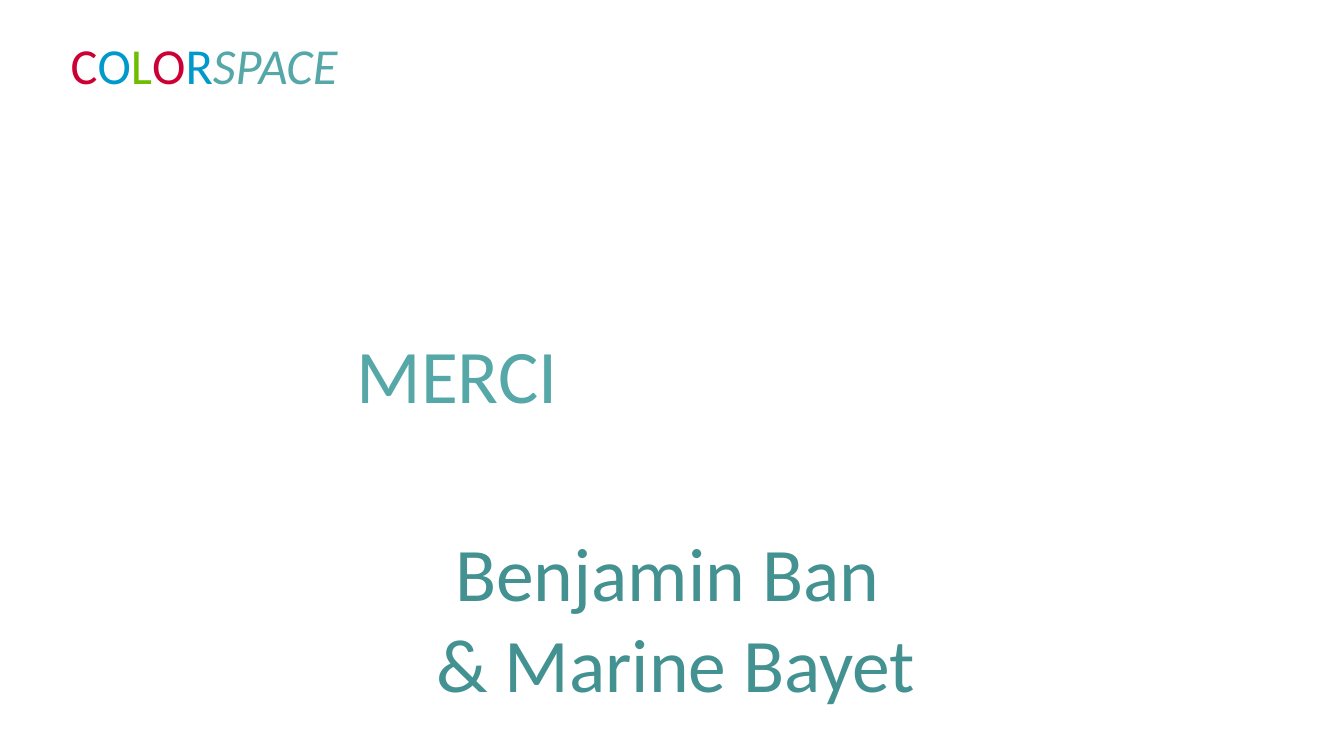
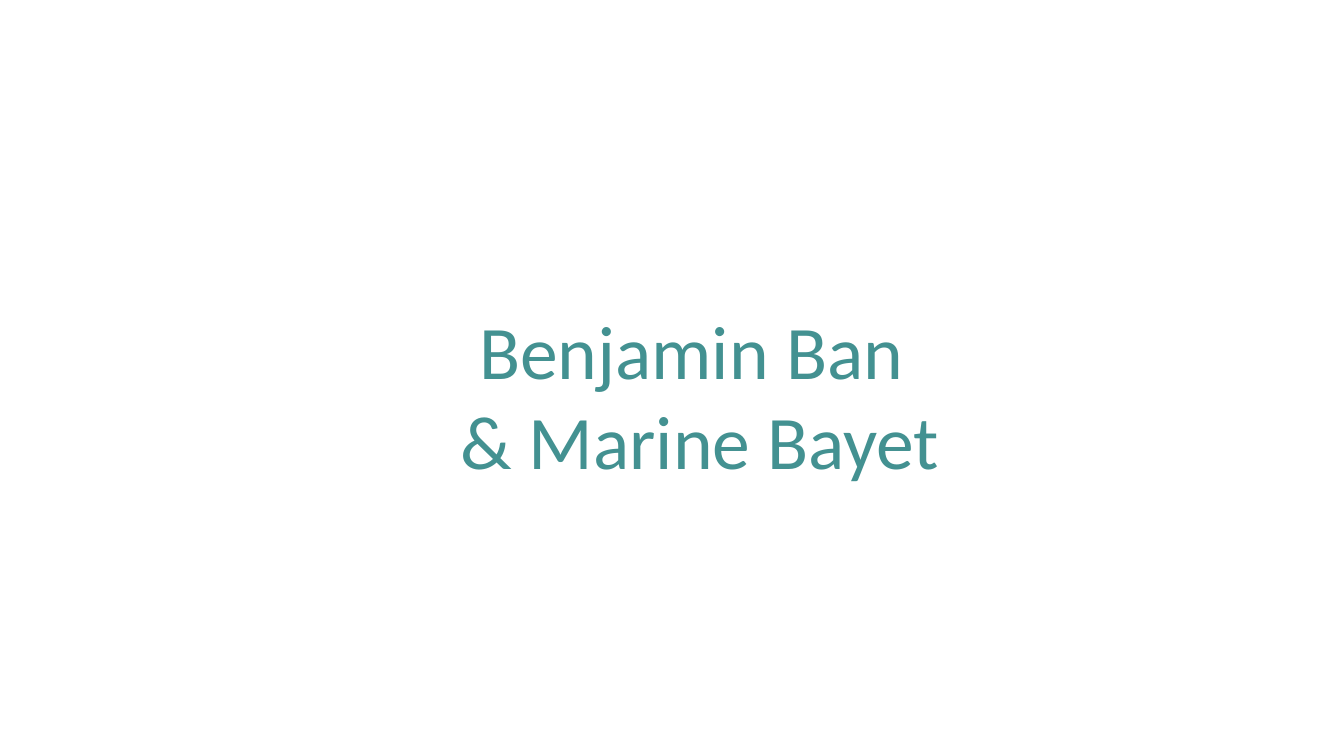
Before and after one commit to benjamin214/One-Long-Night, a slide deck: slide 9 of Sprite/assets.pptx (slide 1 before the commit). Drawn at 1344x756 pixels with LibreOffice and Linux fonts; fonts in the diff are those of the drawing. Boxes give left, top, right and bottom in pixels: in the first picture for what was removed or moved away, otherwise in the second. Text is boxed around its words. In the diff, an @@ line names an element or a change of style, - is before the commit and + after.

```diff
--- a/Sprite/assets.pptx
+++ b/Sprite/assets.pptx
@@ text removed at bbox=[71, 51, 338, 85] @@
-COLORSPACE
@@ text "Benjamin Ban & Marine Bayet": place and size @@
-text "Benjamin Ban & Marine Bayet" at bbox=[455, 549, 916, 704]
+text "Benjamin Ban & Marine Bayet" at bbox=[479, 327, 939, 481]
@@ text removed at bbox=[356, 354, 557, 404] @@
-MERCI
```
Also in this commit, not shown: 1 other slide changed, 8 slides added, 9 other files.
